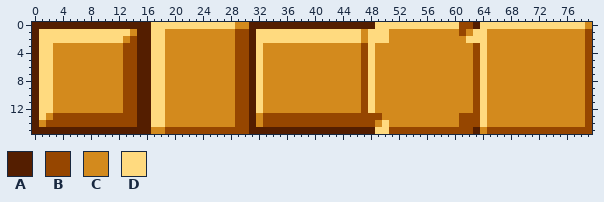
File history of a sprite sheet, assets/textures/blocks/gold.png. That is the earlier state.
The file is 80x16 pixels.
Palette (. is transparent): A #541e00  B #964600  C #d38a1d  D #ffda7f
Pixels before, first column x 0:
 0 AAAAAAAAAAAAAAAAADDDDDDDDDDDDCCAAAAAAAAAAAAAAAAAADDDDDDDDDDDDBBADDDDDDDDDDDDDDDC
 1 ADDDDDDDDDDDDDCAADDCCCCCCCCCCBBADDDDDDDDDDDDDDDCDDDCCCCCCCCCCBCDDCCCCCCCCCCCCCCB
 2 ADDDDDDDDDDDDCBAADDCCCCCCCCCCBBADDDDDDDDDDDDDDDCDDDCCCCCCCCCCCDDDCCCCCCCCCCCCCCB
 3 ADDCCCCCCCCCCBBAADDCCCCCCCCCCBBADCCCCCCCCCCCCCCBDCCCCCCCCCCCCCCBDCCCCCCCCCCCCCCB
 4 ADDCCCCCCCCCCBBAADDCCCCCCCCCCBBADCCCCCCCCCCCCCCBDCCCCCCCCCCCCCCBDCCCCCCCCCCCCCCB
 5 ADDCCCCCCCCCCBBAADDCCCCCCCCCCBBADCCCCCCCCCCCCCCBDCCCCCCCCCCCCCCBDCCCCCCCCCCCCCCB
 6 ADDCCCCCCCCCCBBAADDCCCCCCCCCCBBADCCCCCCCCCCCCCCBDCCCCCCCCCCCCCCBDCCCCCCCCCCCCCCB
 7 ADDCCCCCCCCCCBBAADDCCCCCCCCCCBBADCCCCCCCCCCCCCCBDCCCCCCCCCCCCCCBDCCCCCCCCCCCCCCB
 8 ADDCCCCCCCCCCBBAADDCCCCCCCCCCBBADCCCCCCCCCCCCCCBDCCCCCCCCCCCCCCBDCCCCCCCCCCCCCCB
 9 ADDCCCCCCCCCCBBAADDCCCCCCCCCCBBADCCCCCCCCCCCCCCBDCCCCCCCCCCCCCCBDCCCCCCCCCCCCCCB
10 ADDCCCCCCCCCCBBAADDCCCCCCCCCCBBADCCCCCCCCCCCCCCBDCCCCCCCCCCCCCCBDCCCCCCCCCCCCCCB
11 ADDCCCCCCCCCCBBAADDCCCCCCCCCCBBADCCCCCCCCCCCCCCBDCCCCCCCCCCCCCCBDCCCCCCCCCCCCCCB
12 ADDCCCCCCCCCCBBAADDCCCCCCCCCCBBADCCCCCCCCCCCCCCBDCCCCCCCCCCCCCCBDCCCCCCCCCCCCCCB
13 ADCBBBBBBBBBBBBAADDCCCCCCCCCCBBACBBBBBBBBBBBBBBBBBCCCCCCCCCCCBBBDCCCCCCCCCCCCCCB
14 ACBBBBBBBBBBBBBAADDCCCCCCCCCCBBACBBBBBBBBBBBBBBBBCDCCCCCCCCCCBBBDCCCCCCCCCCCCCCB
15 AAAAAAAAAAAAAAAAACCBBBBBBBBBBBBAAAAAAAAAAAAAAAAAADDBBBBBBBBBBBBACBBBBBBBBBBBBBBB
After the commit:
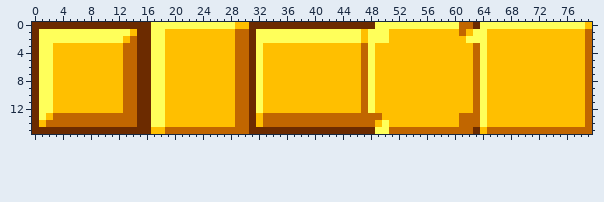
Difference:
Colour A changes from #541e00 to #6c2b00.
Colour B changes from #964600 to #c16600.
Colour C changes from #d38a1d to #ffbf00.
Colour D changes from #ffda7f to #ffff5a.
Where, in picture pixels (left, top, right, bottom), the same in both pictures:
changed: (32, 22, 592, 134)
